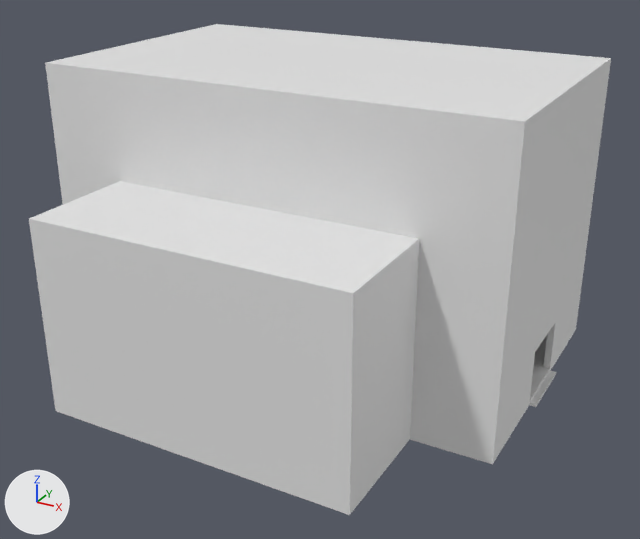
The FBX model Assets/Art/Models/Buildings/OfficeBuilding.fbx as it was, and as the next commit left it.
The view is the same before and after, from a camera (50 mm lens) standing at (27.8, -52.2, 31.3) and looking at (1.7, -4.6, 7.5). Lighting does not change. The marker at lower left points along +X, +Y and +Z. Where no turn or scale is listed for an object, it has been applied to the vertices.

The older version as bpy lines, for what is in view:
```python
me_cube_002 = bpy.data.meshes.new('Cube.002')
me_cube_002.from_pydata(...)  # 56 vertices, 40 faces; spans x -15.9..16.4, y -17.8..9.7, z 0.0..20.4
me_cube_002.materials.append(mat_officebuilding)  # white #e7e7e7
# before: 16 (-10.1, -9.2, 12.7), 17 (10.2, -9.2, 12.7), 22 (-10.1, -17.3, 12.7), 23 (10.2, -17.3, 12.7), 40 (-10.5, -9.7, 13.2) at pixel (120, 181)
# before: 41 (10.7, -9.7, 13.2) at pixel (419, 238), 46 (-10.5, -17.8, 13.2) at pixel (28, 218), 47 (10.7, -17.8, 13.2) at pixel (353, 293)
ob_outershell = bpy.data.objects.new('OuterShell', me_cube_002)
ob_outershell.location = (0.0, 0.0, 0.0)
```
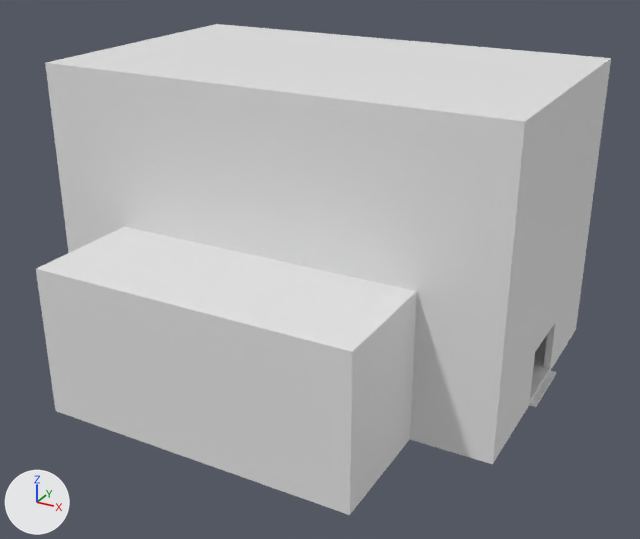
Changed parts and their boxes [x1, y1, x2, y2] in the pictures (640 x 539 px; the box of a moved part takes in the faces that stretch with it):
```json
{"object": "OuterShell", "change": "reshaped", "before": [29, 24, 611, 515], "after": [36, 24, 611, 515]}
{"part": 1, "of": "me_cube_002", "change": "moved or reshaped", "before": [29, 175, 493, 464], "after": [36, 175, 493, 464]}
```

The change, as JSON lines over the scene's bpy script:
```json
{"block": "me_cube_002", "where": "me_cube_002.from_pydata(...)  # 56 vertices, 40 faces; spans x -15.9..16.4, y -17.8..9.7, z 0.0..20.4"}
{"block": "me_cube_002", "where": "# used by ob_outershell; location = (0.0, 0.0, 0.0)"}
{"block": "me_cube_002", "change": "me_cube_002 part 1"}
{"op": "add", "block": "me_cube_002", "code": "for i in [16, 17, 22, 23, 40, 41, 46, 47]: me_cube_002.vertices[i].co += Vector((0.0, 0.0, -3.2))"}
```
